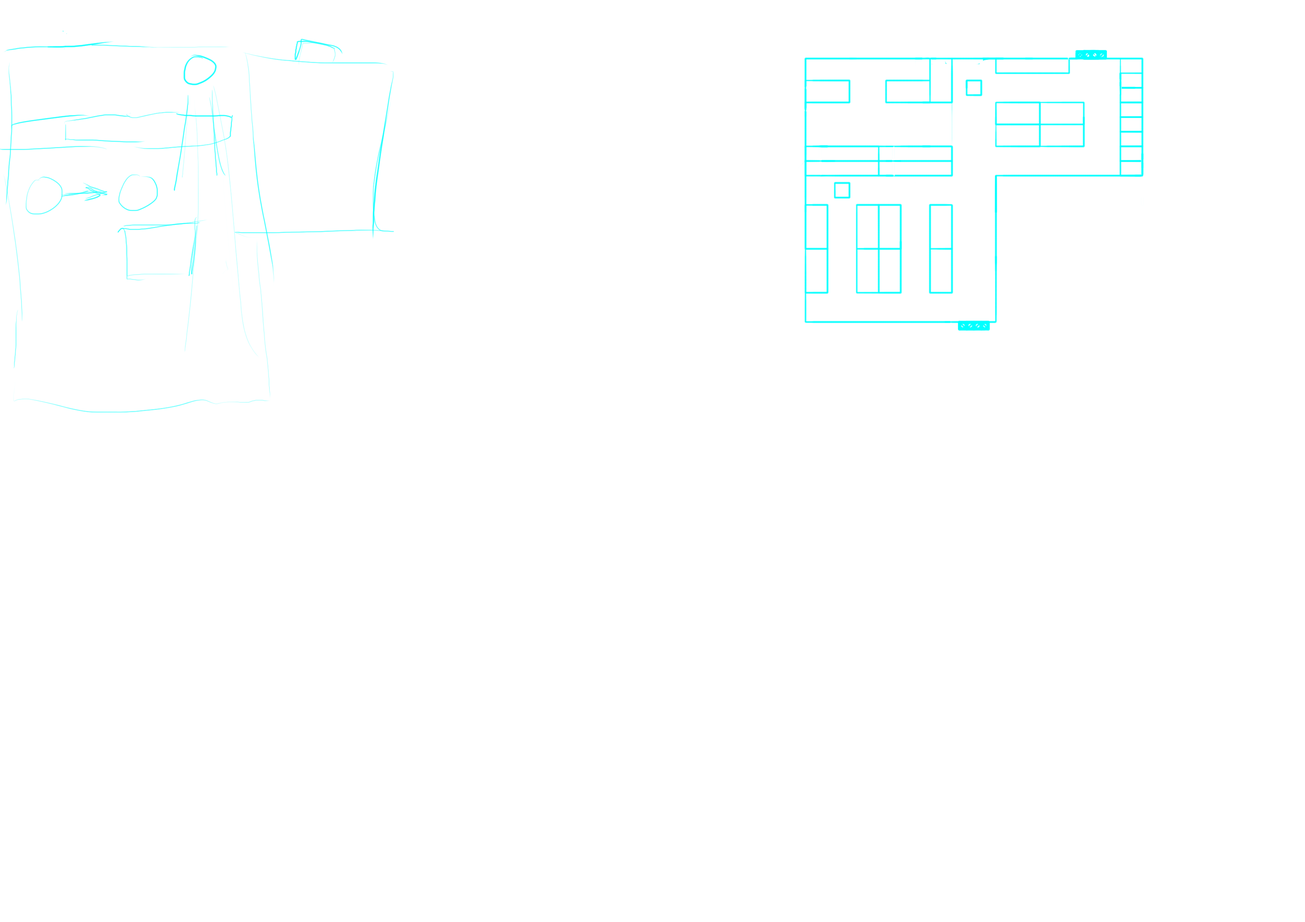
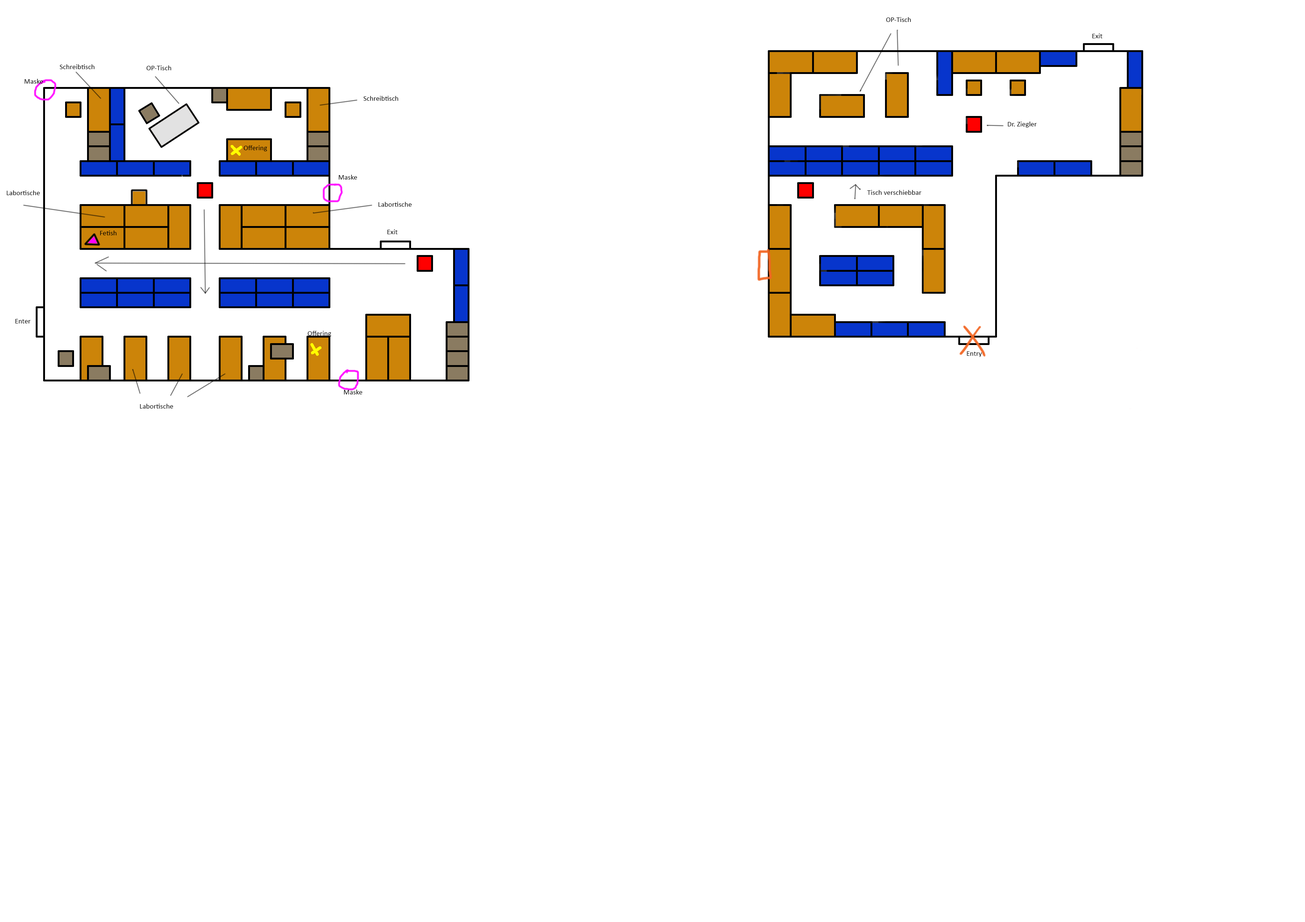
Comparing the layer stacks of the two w=1305, h=922 images. Changes:
added layer "Änderungen" above "Player Path" over bbox(756, 248, 986, 358)
showed group "Beschriftung" (1st of 2) (21 layers) over bbox(6, 17, 1144, 410)
added layer "Offering" (1st of 2, in "Beschriftung") in group "Beschriftung" over bbox(243, 145, 268, 152)
added layer "Offering" (2nd of 2, in "Beschriftung") in group "Beschriftung" over bbox(307, 331, 332, 337)
added layer "Maske" (1st of 3, in "Beschriftung") in group "Beschriftung" over bbox(343, 389, 363, 395)
added layer "Schreibtisch" (1st of 2, in "Beschriftung" › "Beschriftung") in group "Beschriftung" over bbox(59, 64, 95, 70)
added layer "OP-Tisch" (1st of 2, in "Beschriftung" › "Beschriftung") in group "Beschriftung" over bbox(146, 65, 172, 71)
added layer "Schreibtisch" (2nd of 2, in "Beschriftung" › "Beschriftung") in group "Beschriftung" over bbox(363, 95, 399, 101)
added layer "Labortische" (1st of 3, in "Beschriftung" › "Beschriftung") in group "Beschriftung" over bbox(6, 190, 40, 196)
added layer "Labortische" (2nd of 3, in "Beschriftung" › "Beschriftung") in group "Beschriftung" over bbox(378, 201, 412, 207)
added layer "Labortische" (3rd of 3, in "Beschriftung" › "Beschriftung") in group "Beschriftung" over bbox(139, 403, 174, 409)
added layer "Tisch verschiebbar" in group "Beschriftung" over bbox(866, 190, 922, 195)
added layer "Dr. Ziegler" in group "Beschriftung" over bbox(1007, 121, 1037, 128)
added layer "OP-Tisch" (2nd of 2, in "Beschriftung" › "Beschriftung") in group "Beschriftung" over bbox(885, 17, 911, 22)
painted on "Notizen" over bbox(22, 29, 1004, 398)
painted on "Guard" over bbox(196, 116, 982, 272)
painted on "Aktenschrank" over bbox(57, 87, 1143, 382)
painted on "Regal" over bbox(79, 50, 1143, 338)
painted on "Tisch/Stuhl" over bbox(65, 50, 1143, 382)
painted on "Wand" over bbox(35, 43, 1143, 382)
hid "Vorzeichnung", painted on it over bbox(0, 30, 1144, 413)
…and 7 more changes (7 added)
